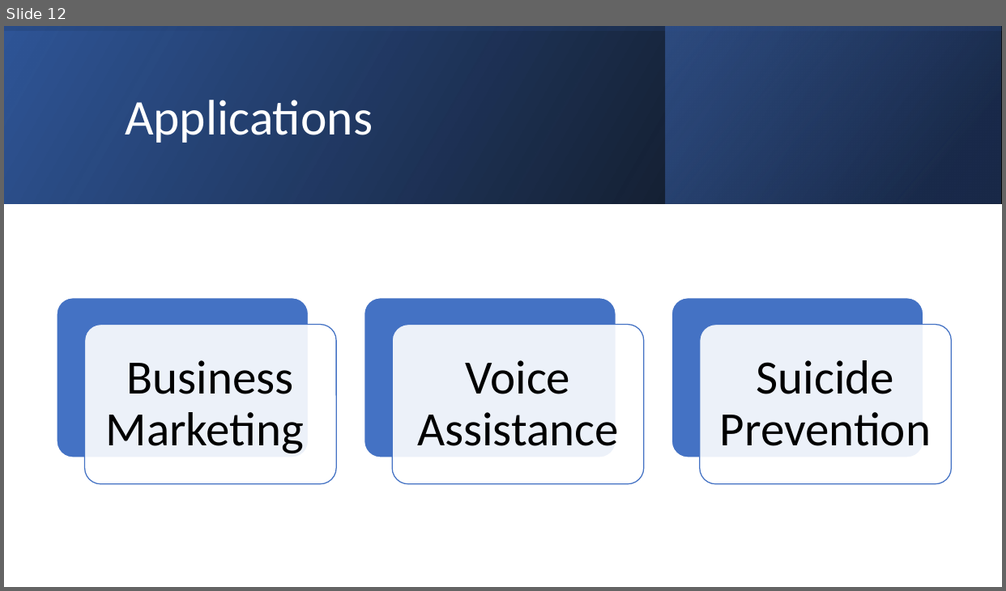
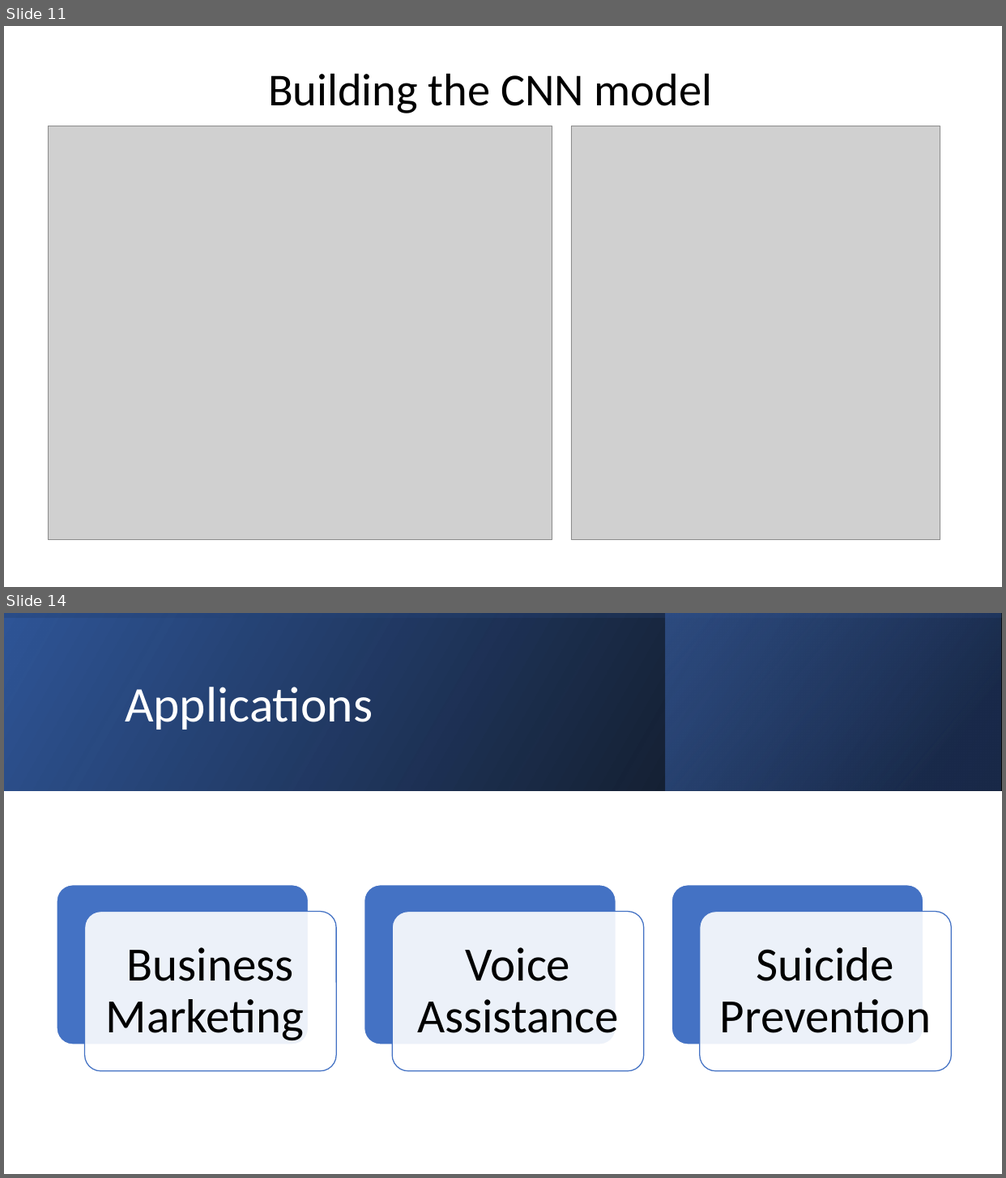
Before and after one commit to AprilHolmes7825/credit_card_fraud_project, a slide deck: Project4.pptx. Shown one above the other, each under a label of ours: slide 12 before the commit, slides 11 and 14 after it; the slides between them are not shown. The pictures are 1006x591 and 1006x1178 pixels, drawn with LibreOffice and Linux fonts; fonts in the diff are those of the drawing; grey boxes stand for pictures. Boxes give left, top, right and bottom in pixels: in the first picture for what was removed or moved away, otherwise in the second. Text is boxed around its words. In the diff, an @@ line names an element or a change of style, - is before the commit and + after.

```diff
--- a/Project4.pptx
+++ b/Project4.pptx
@@ slide 11 added at (x1=4, y1=26, x2=1002, y2=587), background #FFFFFF @@
@@ title added at (x1=268, y1=73, x2=712, y2=113), 44 pt, text #000000 @@
+Building the CNN model
@@ picture added at (x1=49, y1=126, x2=552, y2=541) @@
@@ picture added at (x1=572, y1=126, x2=940, y2=541) @@
@@ what was slide 12 is now slide 14 @@
```
Also in this commit, not shown: 6 other slides added, 5 slides removed.
